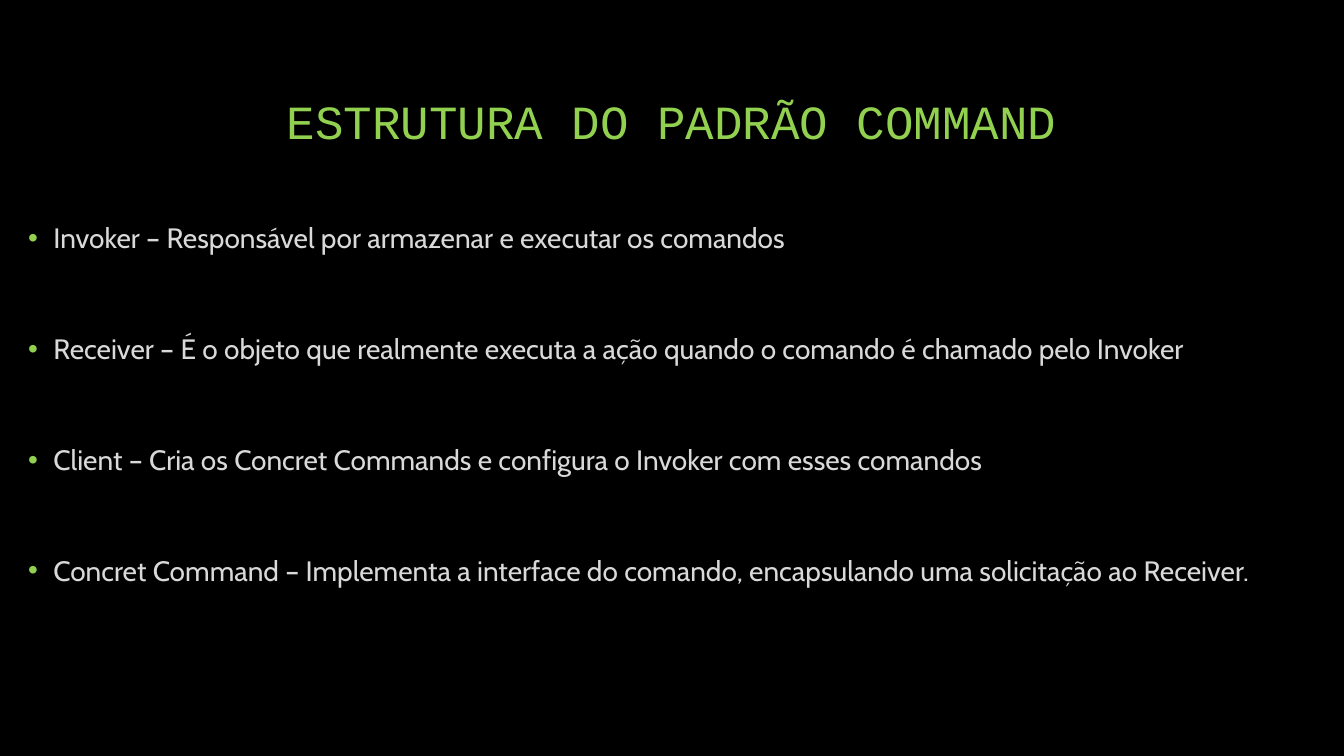
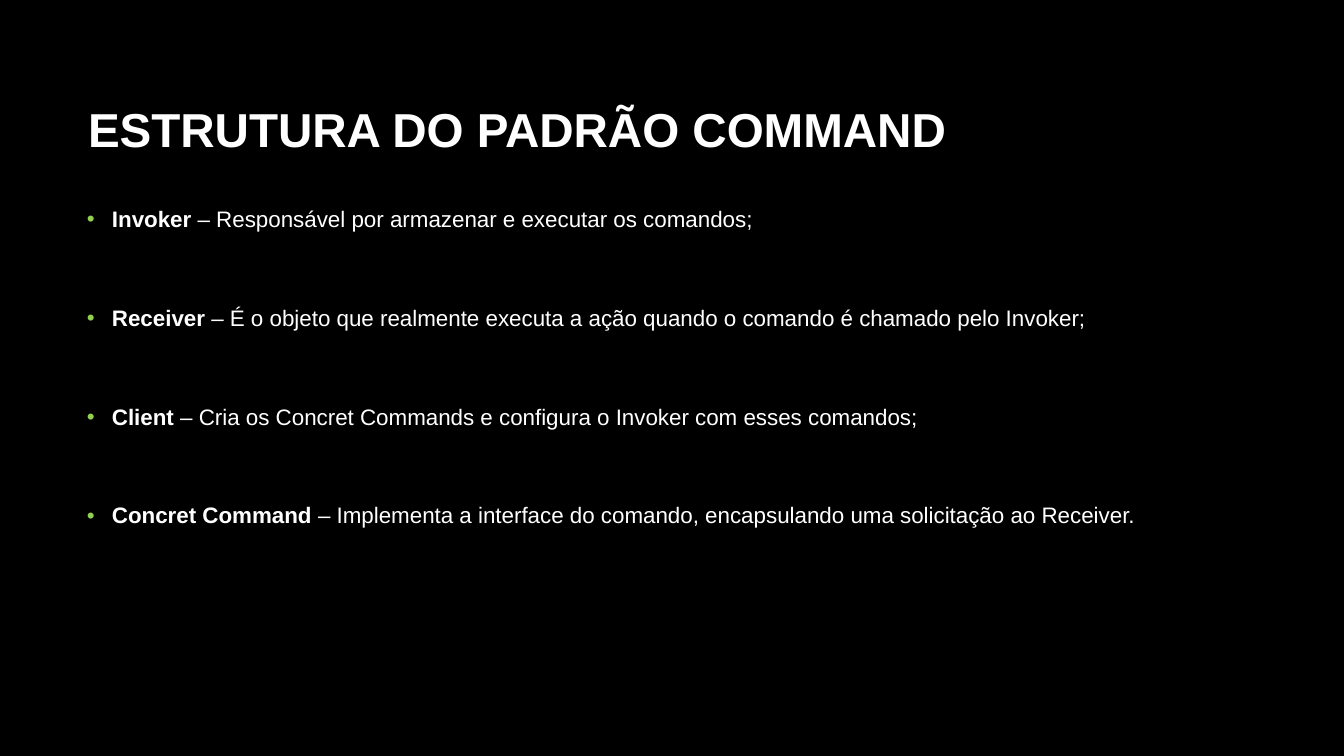
Before and after one commit to gabsoares/5by5-ApresentacaoDPCommand, a slide deck: slide 4 of DesignPatternCommand/Slide/ApresentacaoCommand.pptx. Drawn at 1344x756 pixels with LibreOffice and Linux fonts; fonts in the diff are those of the drawing. Boxes give left, top, right and bottom in pixels: in the first picture for what was removed or moved away, otherwise in the second. Text is boxed around its words. In the diff, an @@ line names an element or a change of style, - is before the commit and + after.

```diff
--- a/DesignPatternCommand/Slide/ApresentacaoCommand.pptx
+++ b/DesignPatternCommand/Slide/ApresentacaoCommand.pptx
@@ title "ESTRUTURA DO PADRÃO COMMAND": place and size @@
-title "ESTRUTURA DO PADRÃO COMMAND" at (287, 105, 1057, 140)
+title "ESTRUTURA DO PADRÃO COMMAND" at (88, 109, 945, 148)
@@ title "ESTRUTURA DO PADRÃO COMMAND" at (88, 109, 945, 148): font Courier New to Arial, text colour #92D050 to #FFFFFF, bold on @@
@@ text "Invoker – Responsável por armazenar ...": place and size @@
-text "Invoker – Responsável por armazenar ..." at (53, 227, 1249, 587)
+text "Invoker – Responsável por armazenar ..." at (112, 210, 1135, 528)
@@ text at (112, 210, 1085, 430): text changed; size 20 to 16 pt; font Cabin to Arial; text colour #D9D9D9 to #FFFFFF @@
-• Invoker – Responsável por armazenar e executar os comandos
-• Receiver – É o objeto que realmente executa a ação quando o comando é chamado pelo Invoker
-• Client – Cria os Concret Commands e configura o Invoker com esses comandos
+• Invoker – Responsável por armazenar e executar os comandos;
+• Receiver – É o objeto que realmente executa a ação quando o comando é chamado pelo Invoker;
+• Client – Cria os Concret Commands e configura o Invoker com esses comandos;
@@ text at (112, 506, 1135, 528): size 20 to 16 pt, font Cabin to Arial, text colour #D9D9D9 to #FFFFFF in "Concret Command – Implementa a interface do ..."; bold on in "Concret Command" @@
```
Also in this commit, not shown: 7 other slides changed.
